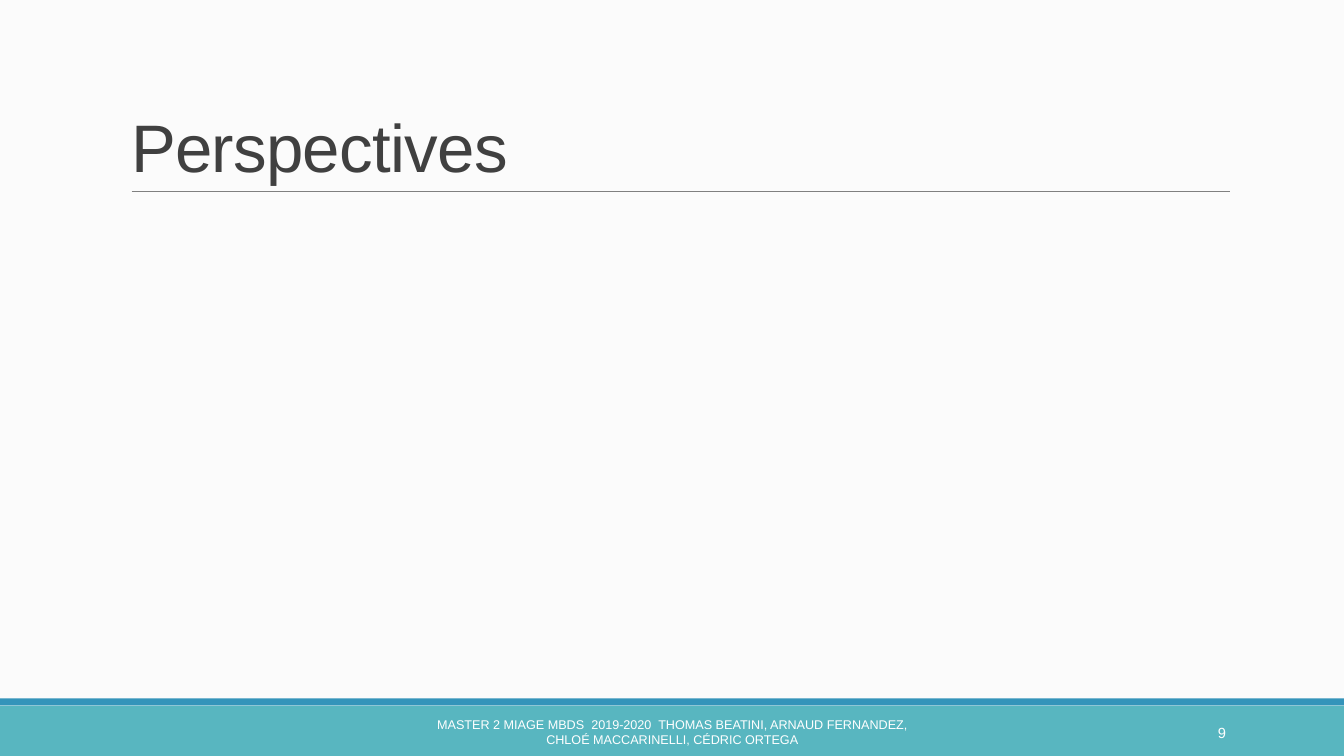
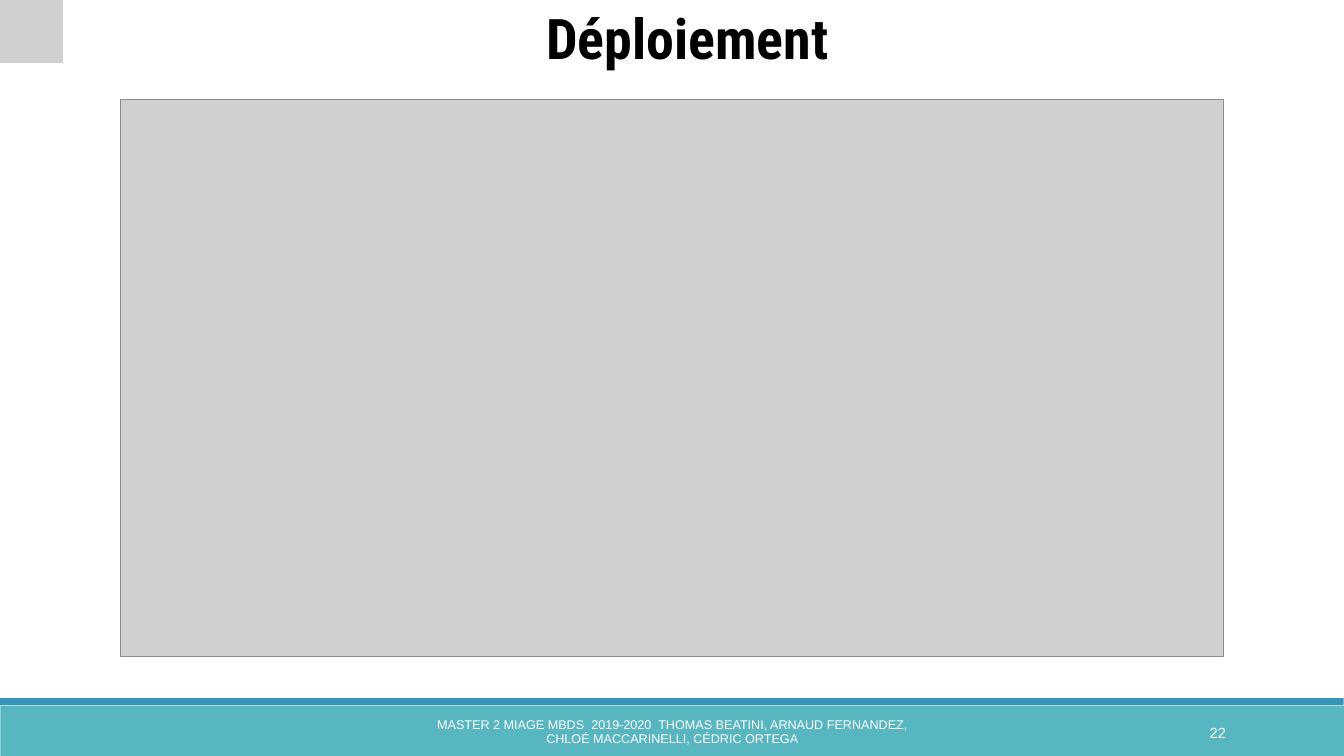
Before and after one commit to ChloeMaccarinelli/digitalGourde, a slide deck: slide 22 of doc/Presentation _digitalGourde.pptx (slide 9 before the commit). Drawn at 1344x756 pixels with LibreOffice and Linux fonts; fonts in the diff are those of the drawing; grey boxes stand for pictures. Boxes give left, top, right and bottom in pixels: in the first picture for what was removed or moved away, otherwise in the second. Text is boxed around its words. In the diff, an @@ line names an element or a change of style, - is before the commit and + after.

```diff
--- a/doc/Presentation _digitalGourde.pptx
+++ b/doc/Presentation _digitalGourde.pptx
@@ background #FCFCFC to #FFFFFF @@
@@ picture added at [0,0,63,63] @@
@@ text added at [546,17,828,71], 40 pt, text #000000, bold @@
+Déploiement
@@ picture added at [121,100,1224,656] @@
@@ title removed at [131,123,508,185] @@
-Perspectives
@@ line removed from (132, 192) to (1231, 192) @@
@@ page number at [1210,728,1226,738]: text changed @@
-9
+22
```
Also in this commit, not shown: 8 other slides changed, 17 slides added, 5 other files.
